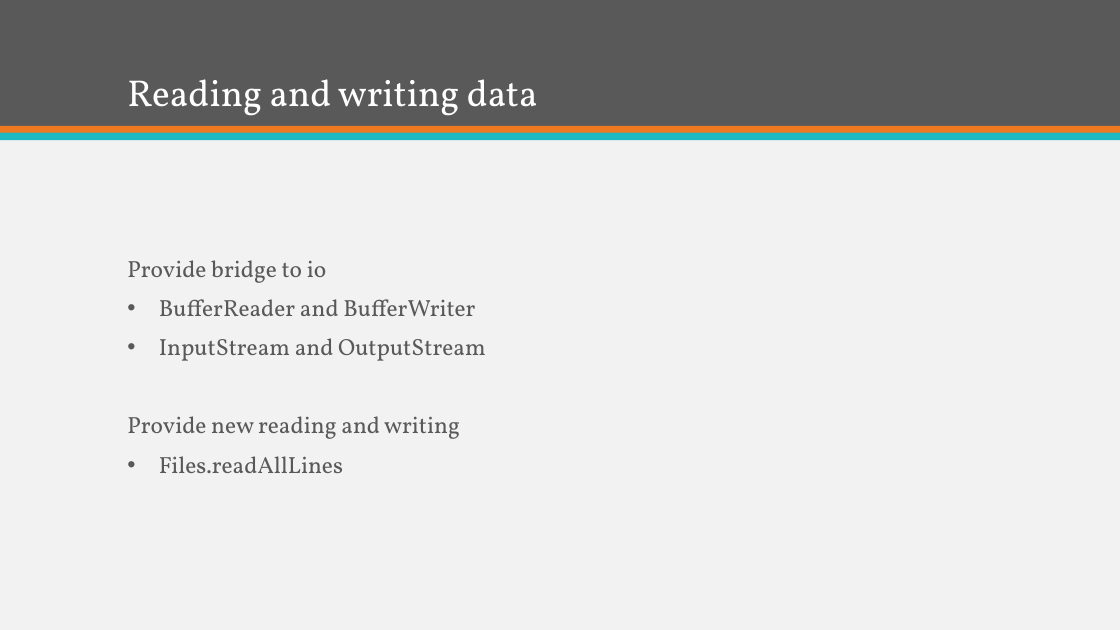
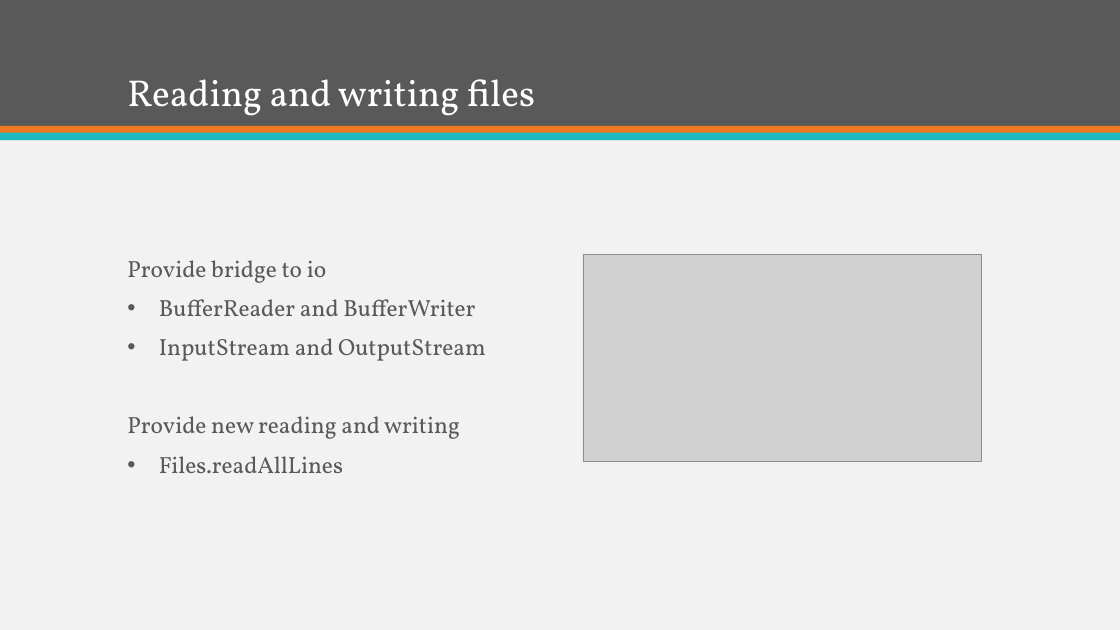
Before and after one commit to KKAries/my-repository, a slide deck: slide 16 of Brief Introduction of Java 7.pptx (slide 12 before the commit). Drawn at 1120x630 pixels with LibreOffice and Linux fonts; fonts in the diff are those of the drawing; grey boxes stand for pictures. Boxes give left, top, right and bottom in pixels: in the first picture for what was removed or moved away, otherwise in the second. Text is boxed around its words. In the diff, an @@ line names an element or a change of style, - is before the commit and + after.

```diff
--- a/Brief Introduction of Java 7.pptx
+++ b/Brief Introduction of Java 7.pptx
@@ title at <box>127,79,535,116</box>: text changed @@
-Reading and writing data
+Reading and writing files
@@ picture added at <box>583,255,981,461</box> @@
```
Also in this commit, not shown: 2 other slides changed, 11 slides added, 2 other files.
